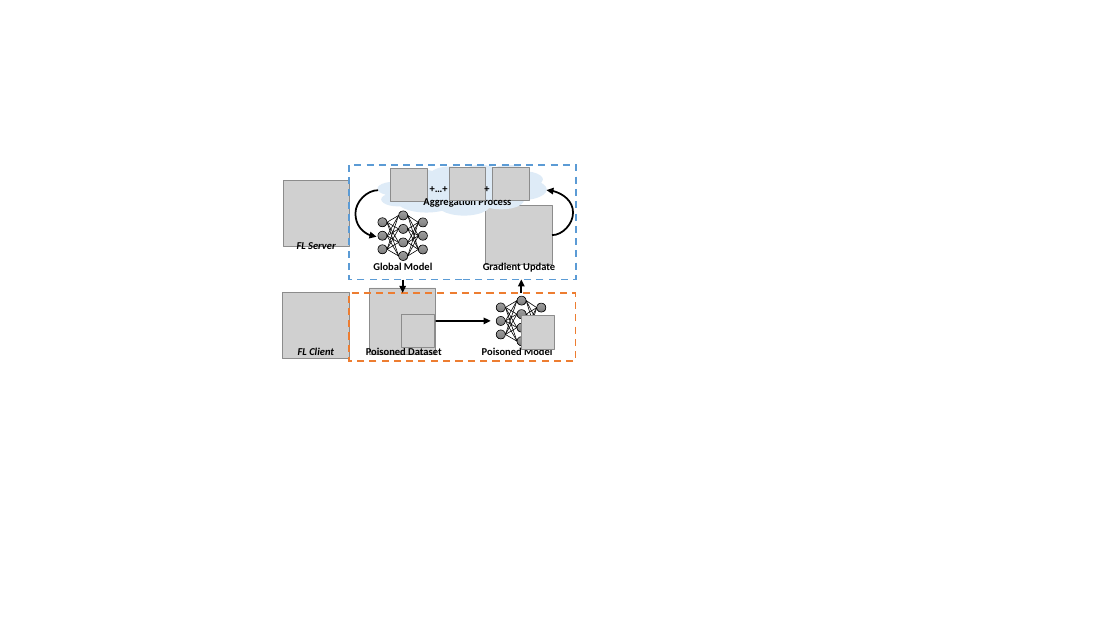
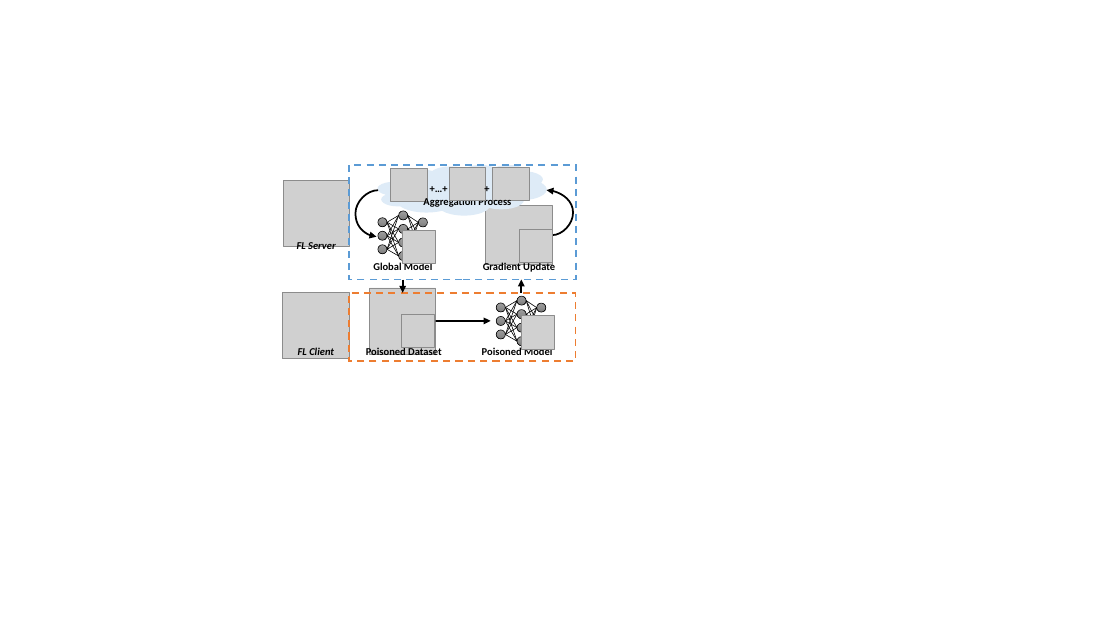
Before and after one commit to WhileBug/FLPhish, a slide deck: slide 1 of Manuscript/figures/Figure_System.pptx. Drawn at 1120x630 pixels with LibreOffice and Linux fonts; fonts in the diff are those of the drawing; grey boxes stand for pictures. Boxes give left, top, right and bottom in pixels: in the first picture for what was removed or moved away, otherwise in the second. Text is boxed around its words. In the diff, an @@ line names an element or a change of style, - is before the commit and + after.

```diff
--- a/Manuscript/figures/Figure_System.pptx
+++ b/Manuscript/figures/Figure_System.pptx
@@ picture added at [402, 230, 435, 263] @@
@@ group removed at [408, 236, 428, 256]: 4 lines, 1 ellipse @@
@@ picture added at [520, 229, 553, 262] @@
```
Also in this commit, not shown: 15 other files.
